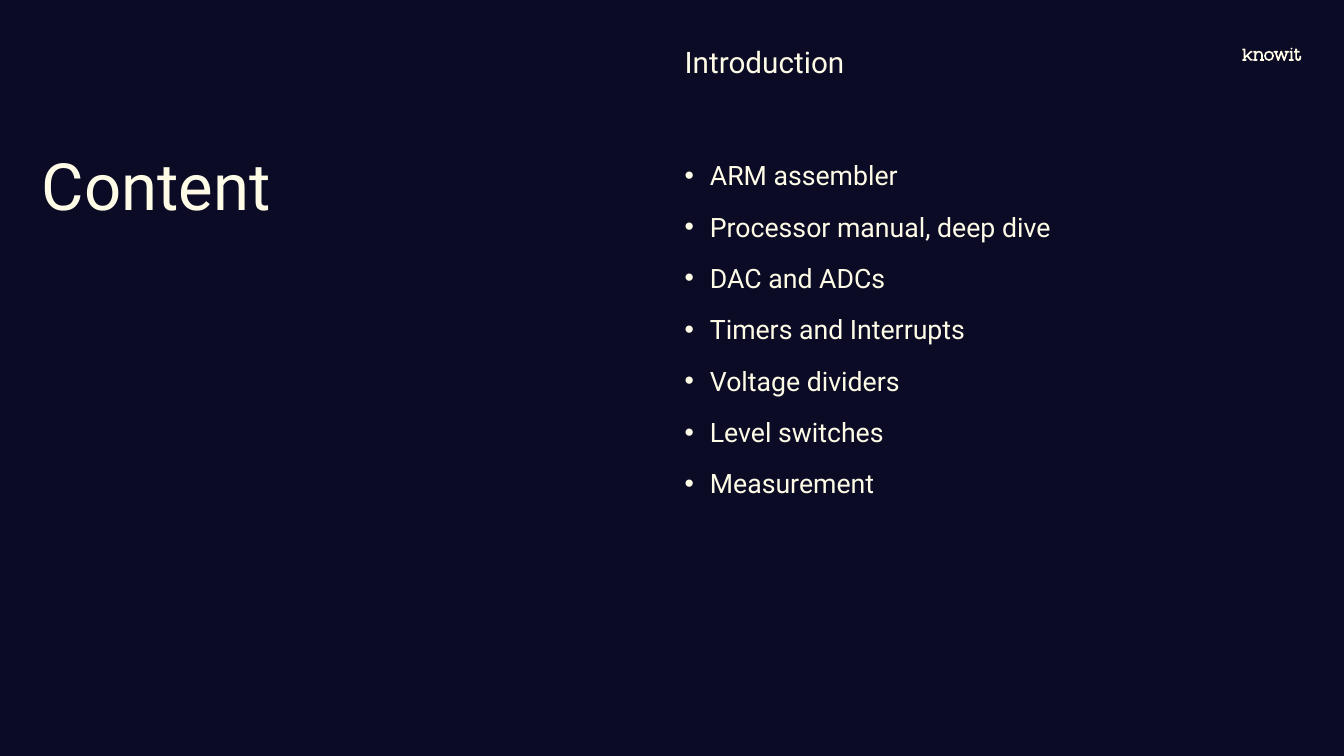
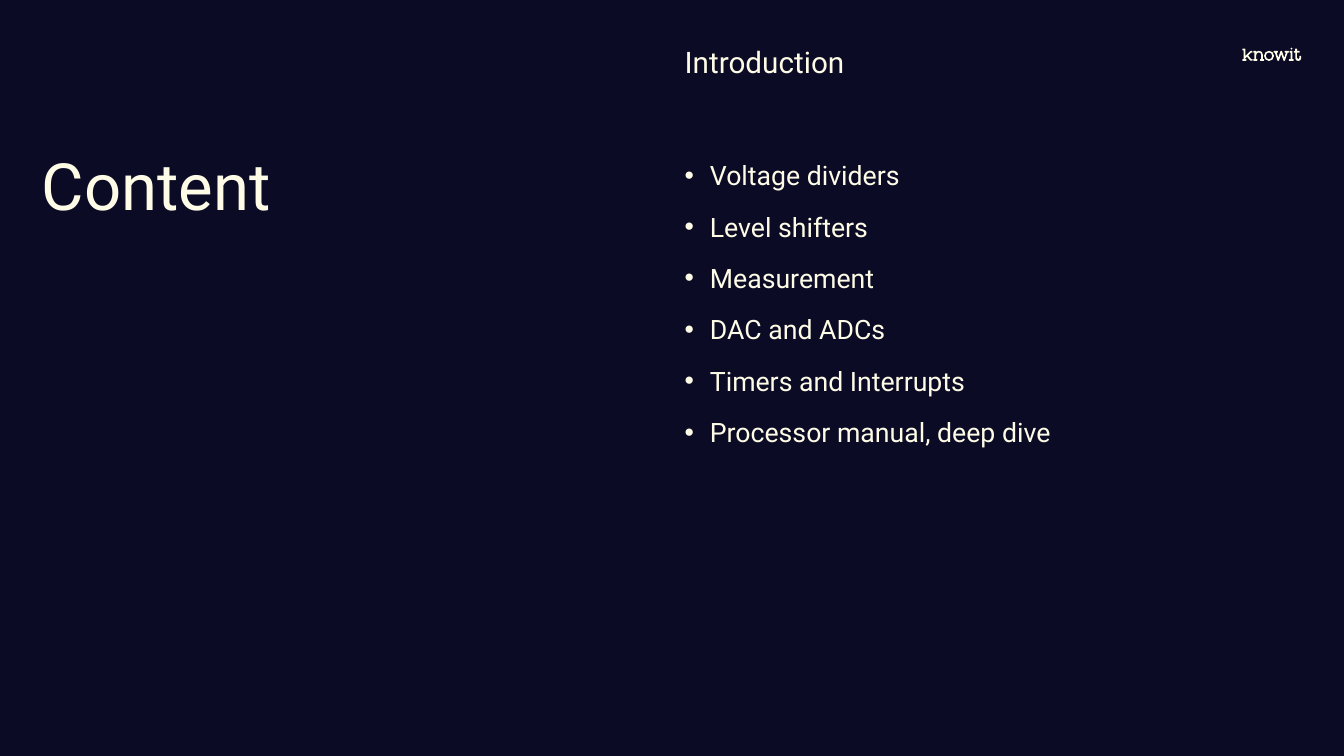
Before and after one commit to joelstr/knowit-embedded-academy, a slide deck: slide 6 of Electronics_and_HW_interfaces/Embedded academy - Electronics and HW interfaces.pptx. Drawn at 1344x756 pixels with LibreOffice and Linux fonts; fonts in the diff are those of the drawing; background and template pictures are left out. Boxes give left, top, right and bottom in pixels: in the first picture for what was removed or moved away, otherwise in the second. Text is boxed around its words. In the diff, an @@ line names an element or a change of style, - is before the commit and + after.

```diff
--- a/Electronics_and_HW_interfaces/Embedded academy - Electronics and HW interfaces.pptx
+++ b/Electronics_and_HW_interfaces/Embedded academy - Electronics and HW interfaces.pptx
@@ text at <box>710,165,900,289</box>: text changed @@
-• ARM assembler
-• Processor manual, deep dive
+• Voltage dividers
+• Level shifters
+• Measurement
@@ text at <box>710,422,1050,448</box>: text changed @@
-• Voltage dividers
-• Level switches
-• Measurement
+• Processor manual, deep dive
```
Also in this commit, not shown: 5 other slides changed, 20 slides added, 1 other file.
